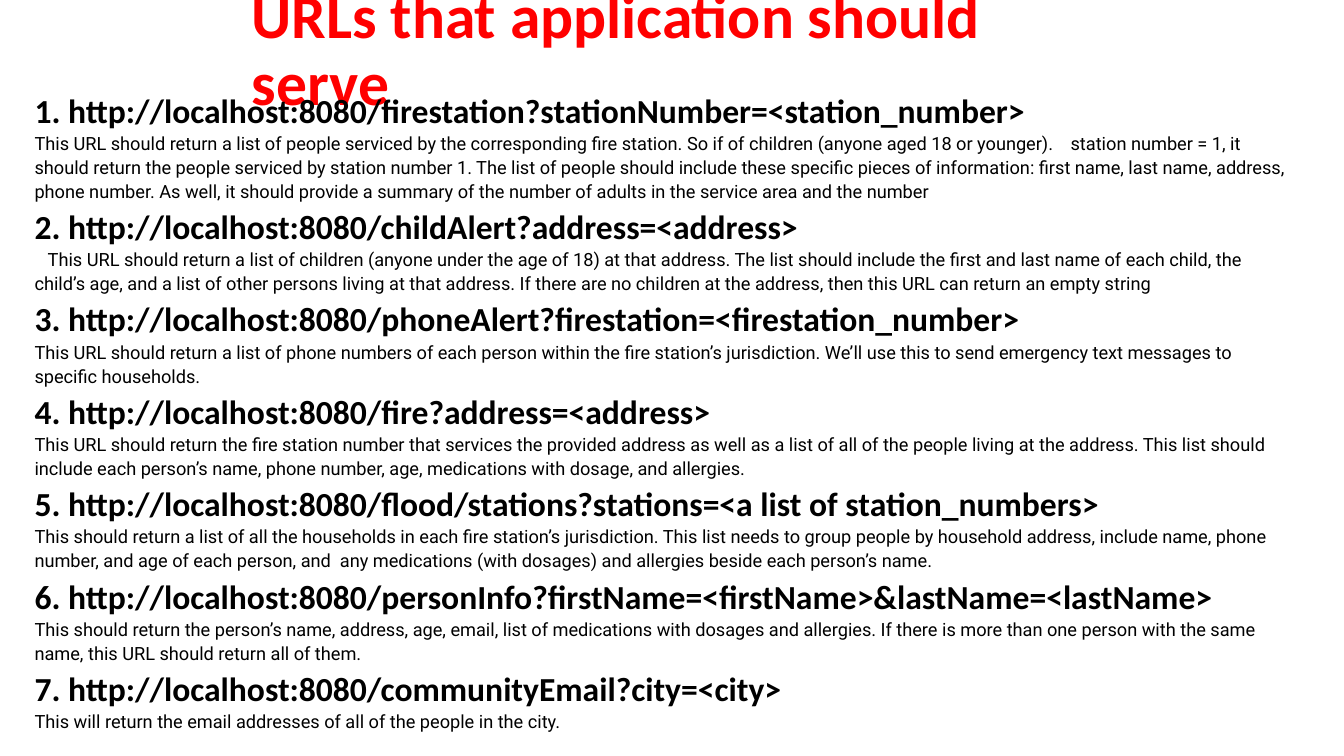
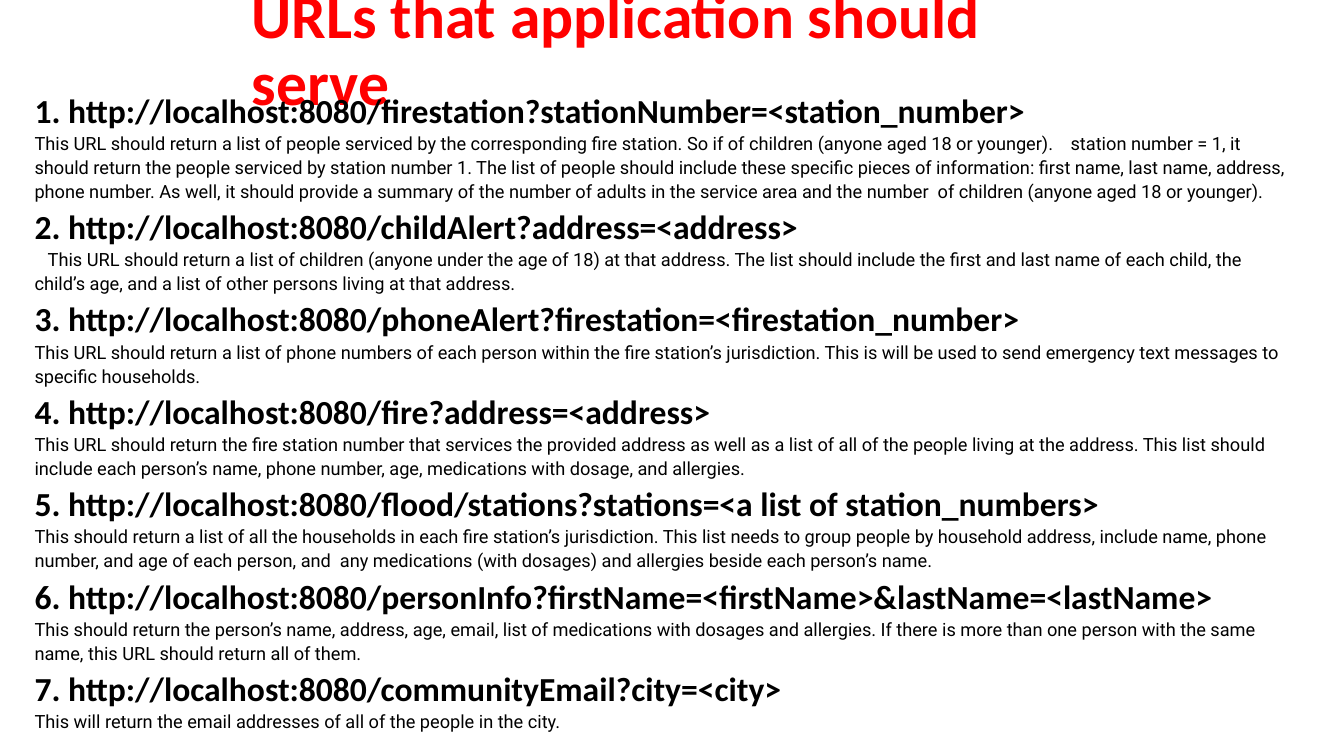
Before and after one commit to igorok-vin/safetynetalerts, a slide deck: slide 4 of documentation/Project5_Presentation.pptx. Drawn at 1344x756 pixels with LibreOffice and Linux fonts; fonts in the diff are those of the drawing. Boxes give left, top, right and bottom in pixels: in the first picture for what was removed or moved away, otherwise in the second. Text is boxed around its words. In the diff, an @@ line names an element or a change of style, - is before the commit and + after.

```diff
--- a/documentation/Project5_Presentation.pptx
+++ b/documentation/Project5_Presentation.pptx
@@ text at <box>35,135,1284,202</box>: text changed @@
-This URL should return a list of people serviced by the corresponding fire station. So if of children (anyone aged 18 or younger). station number = 1, it should return the people serviced by station number 1. The list of people should include these specific pieces of information: first name, last name, address, phone number. As well, it should provide a summary of the number of adults in the service area and the number
+This URL should return a list of people serviced by the corresponding fire station. So if of children (anyone aged 18 or younger). station number = 1, it should return the people serviced by station number 1. The list of people should include these specific pieces of information: first name, last name, address, phone number. As well, it should provide a summary of the number of adults in the service area and the number of children (anyone aged 18 or younger).
@@ text at <box>35,251,1242,294</box>: text changed @@
-This URL should return a list of children (anyone under the age of 18) at that address. The list should include the first and last name of each child, the child’s age, and a list of other persons living at that address. If there are no children at the address, then this URL can return an empty string
+This URL should return a list of children (anyone under the age of 18) at that address. The list should include the first and last name of each child, the child’s age, and a list of other persons living at that address.
@@ text at <box>35,345,1278,387</box>: text changed @@
-This URL should return a list of phone numbers of each person within the fire station’s jurisdiction. We’ll use this to send emergency text messages to specific households.
+This URL should return a list of phone numbers of each person within the fire station’s jurisdiction. This is will be used to send emergency text messages to specific households.
```
Also in this commit, not shown: 3 other slides changed, 13 other files.
